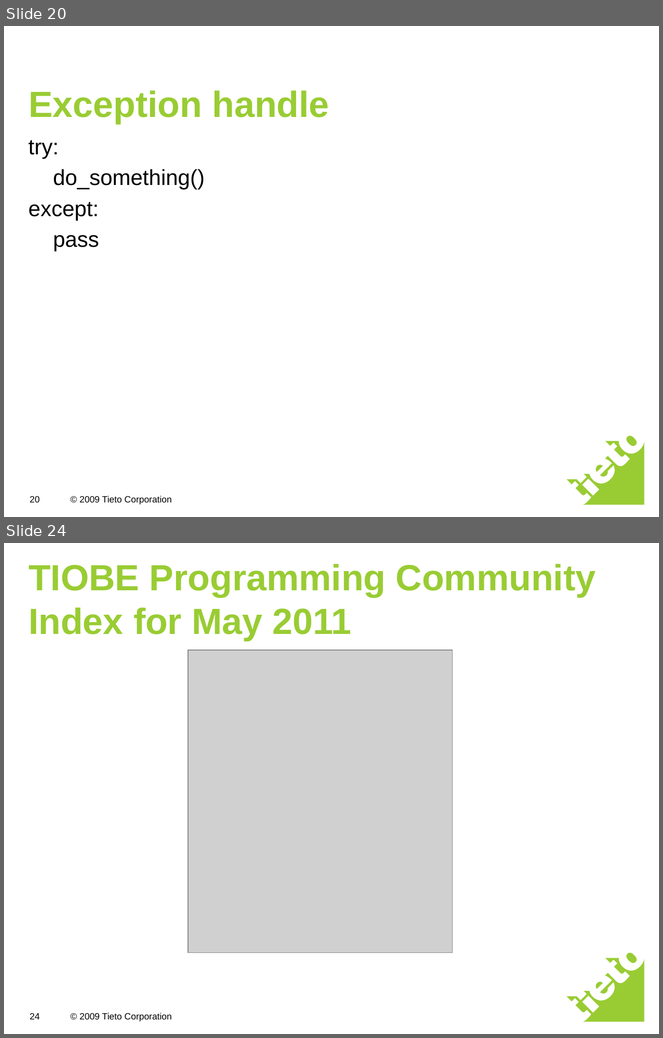
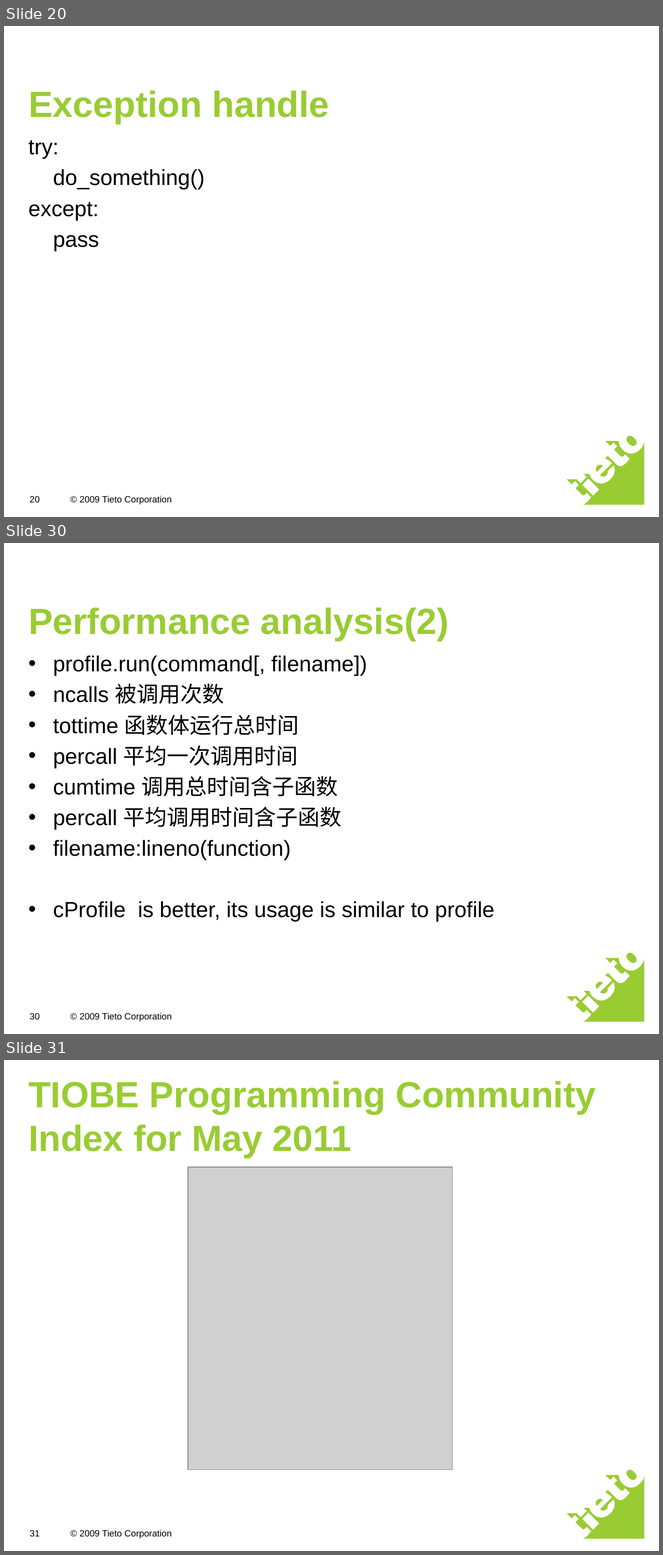
Before and after one commit to freebendy/python, a slide deck: python introduction.ppt. Shown one above the other, each under a label of ours: slides 20 and 24 before the commit, slides 20, 30 and 31 after it; the slides between them are not shown. The pictures are 663x1038 and 663x1555 pixels, drawn with LibreOffice and Linux fonts; fonts in the diff are those of the drawing; grey boxes stand for pictures. Boxes give left, top, right and bottom in pixels: in the first picture for what was removed or moved away, otherwise in the second. Text is boxed around its words. In the diff, an @@ line names an element or a change of style, - is before the commit and + after.

```diff
--- a/python introduction.ppt
+++ b/python introduction.ppt
@@ slide 30 added at <box>4,543,659,1034</box>, background #FFFFFF; not listed: 2 template elements that a slide beside it also shows @@
@@ title added at <box>28,607,449,641</box>, 40 pt, text #99CC33, bold @@
+Performance analysis(2)
@@ text added at <box>53,655,494,922</box>, 24 pt, text #000000 @@
+• profile.run(command[, filename])
+• ncalls 被调用次数
+• tottime 函数体运行总时间
+• percall 平均一次调用时间
+• cumtime 调用总时间含子函数
+• percall 平均调用时间含子函数
+• filename:lineno(function)
+• cProfile is better, its usage is similar to profile
@@ page number added at <box>29,1013,39,1020</box>, 10 pt, text #000000 @@
+30
@@ what was slide 24 is now slide 31 @@
@@ page number at <box>29,1531,39,1537</box>: text changed @@
-24
+31
```
Also in this commit, not shown: 2 slides changed, 8 other slides added, 2 slides removed, 8 other files.
